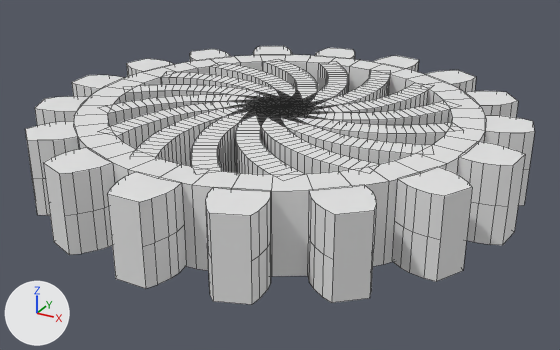
Renders of the Blender file gear_1.blend from each side of a commit.
Before and after are seen from a 50 mm lens placed at (0.479, -0.871, 0.435), pointed at (0.009, -0.016, 0.008). The axes (+X, +Y, +Z) are drawn at lower left. The lights are the same throughout. Mesh edges are drawn as thin lines.
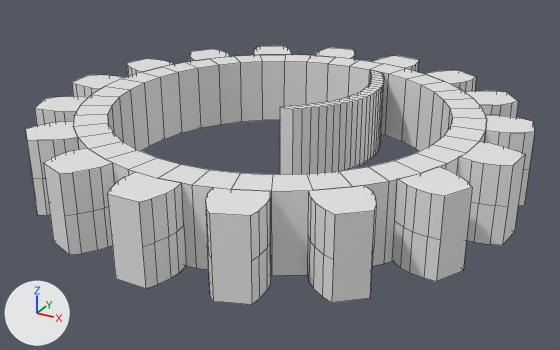
Commit message: Investigating a new way to create the twirler in the gear

Boxes [x1, y1, x2, y2] around the edits, measured in the pictures (560 x 350 px; the box of a moved part takes in the faces that stretch with it):
'NurbsPath.001', hidden
    before: [108, 61, 452, 175]
'NurbsPath', added
    after: [280, 70, 384, 174]
part 1 of me_cube_001, moved or reshaped
    both: [25, 46, 535, 279]

Diff of the bpy script that builds the scene:
```diff
--- a/gear_1.blend.py
+++ b/gear_1.blend.py
@@ me_cube_001 @@
 # used by ob_tooth; location = (0.0, 0.0, 0.0)
-me_cube_001.from_pydata(...)  # 510 vertices, 340 faces; spans x -0.328..0.327, y -0.327..0.326, z 0.0..0.1
+me_cube_001.from_pydata(...)  # 562 vertices, 365 faces; spans x -0.328..0.327, y -0.327..0.326, z 0.0..0.1
+# me_cube_001 part 1
+# 26 vertices are removed from x -0.269..0.269, y -0.267..0.258, z 0.0..0.1
+# 78 faces are deleted
+# 3 vertices in x 0.12..0.269, y -0.241..0.041, z 0.05..0.1 move by (0.001, 0.0, 0.0)
+# 3 vertices in x 0.155, y -0.22, z 0.0..0.1 move by (0.0, -0.001, 0.0)
+# 7 vertices move from x -0.264..0.12, y -0.24..0.257, z 0.0..0.05 to x -0.264..0.121, y -0.241..0.258, z 0.0..0.05
+# 30 vertices are added at x -0.27..0.27, y -0.27..0.267, z 0.0..0.1
+# 14 new vertices lie (0.0, 0.0, 0.05) away from vertices in x -0.269..0.269, y -0.267..0.258, z 0.05
+# 11 new vertices lie (0.0, 0.0, -0.05) away from vertices in x -0.253..0.269, y -0.238..0.258, z 0.05
+# 23 new vertices lie (0.0, 0.0, 0.1) away from vertices in x -0.27..0.27, y -0.27..0.267, z 0.0
+# 103 new faces join them
@@ me_mesh_004 @@
+me_mesh_004.from_pydata(...)  # 96 vertices, 94 faces; spans x 0.0..0.088, y 0.0..0.224, z 0.0..0.1
@@ cu_nurbspath_002 @@
+cu_nurbspath_002 = bpy.data.curves.new('NurbsPath.002', 'CURVE')
+cu_nurbspath_002.dimensions = '3D'
+_sp = cu_nurbspath_002.splines.new('NURBS'); _sp.points.add(2)
+_sp.points.foreach_set('co', [-0.0356, 0.225, 0.0, 1.0, -0.00434, 0.121, 0.0, 1.0, -0.000705, 0.068, 0.0, 1.0])
+_sp.order_u = 3
+_sp.order_v = 0
+_sp.use_endpoint_u = True
+cu_nurbspath_002.use_path = True
+cu_nurbspath_002.fill_mode = 'FULL'
@@ ob_nurbspath_001 @@
-ob_nurbspath_001 = bpy.data.objects.new('NurbsPath.001', me_mesh)
+ob_nurbspath_001 = bpy.data.objects.new('NurbsPath.001', cu_nurbspath_002)
 ob_nurbspath_001.location = (0.0, 0.0, 0.0)
+ob_nurbspath_001.hide_set(True)
@@ ob_nurbspath @@
+ob_nurbspath = bpy.data.objects.new('NurbsPath', me_mesh_004)
+ob_nurbspath.location = (0.0, 0.0, 0.0)
```
